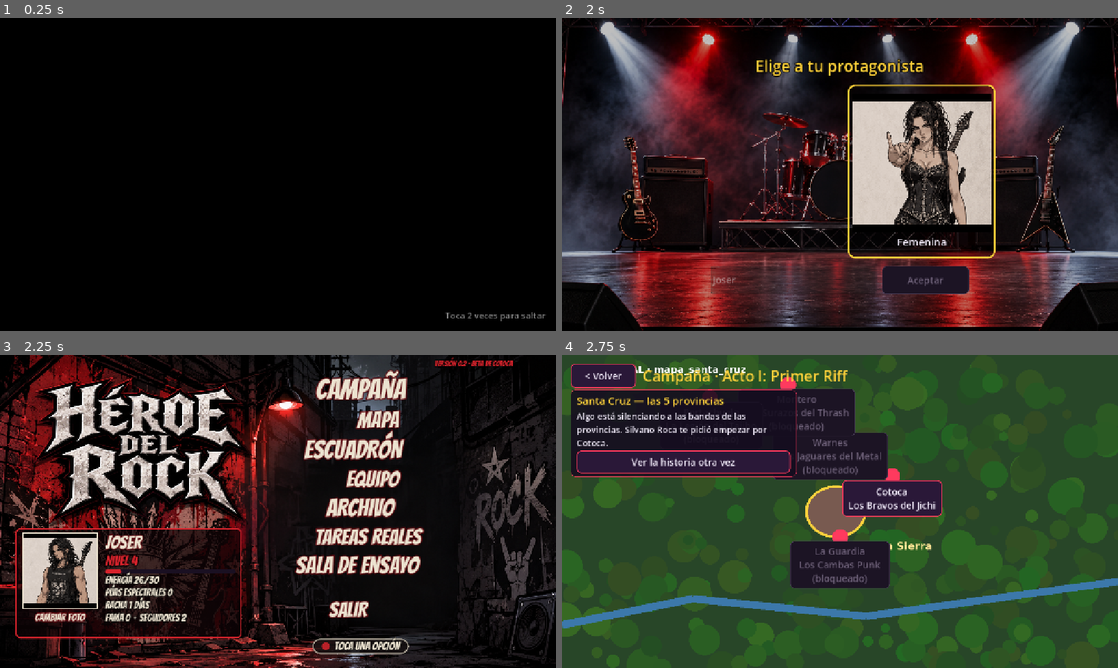
Above: before the commit, frames 1-4 (two rows, left to right).
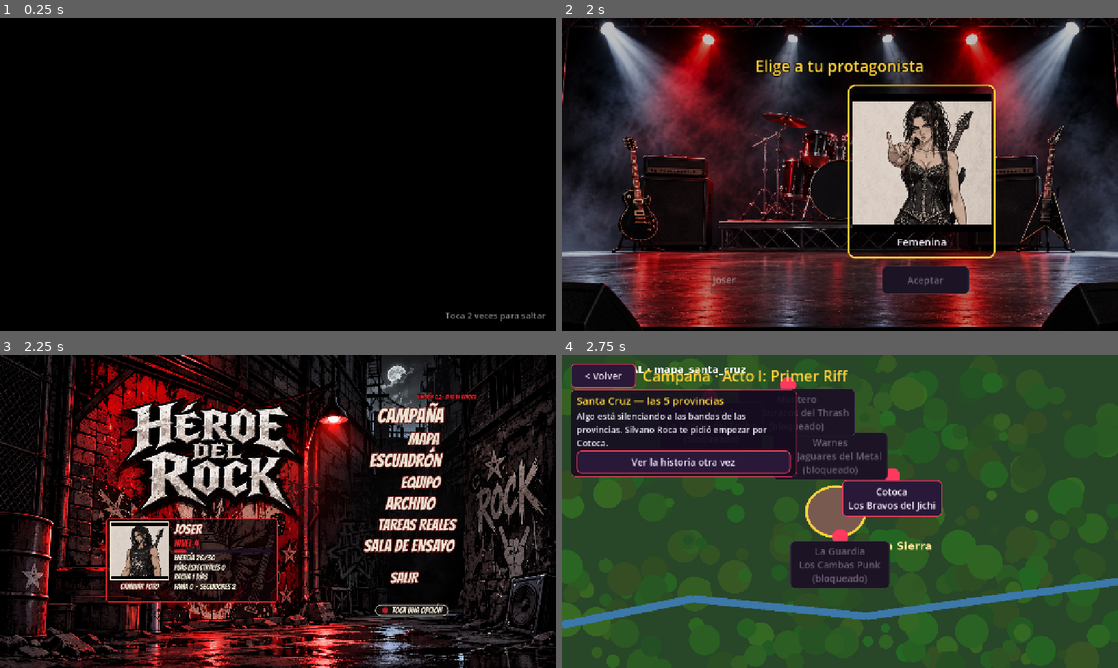
Above: after the commit, the same moments.

Repository: jhontitorblood/Heroe-del-Rock
Game: Godot game, scene res://tests/capturas.tscn
The game is run twice, just before and just after one commit, with the same random seed, the same clock (stepped at 60 frames per second) and the same inputs. This scene is started directly instead of the project's main scene. Video files are missing from this copy of the repository; at most half a second of black plays in their place.
Inputs (mouse positions are in pixels of both pictures, inside the frame that each line leads up to):
- Up to frame 1 (0.25 s): no input
- Up to frame 2 (2 s): click (840, 174) at 0.67 s; click (756, 171) at 1.27 s
- Up to frame 3 (2.25 s): click (361, 508) at 2 s
- Up to frame 4 (2.75 s): no input

Frames 1-2 are identical in both runs. In frame 3, 60% of the frame differs, in the area x 0-100%, y 0-100%; in frame 4, nothing differs.

Commit message:
Fondos con zona segura: llenan cualquier pantalla sin deformar ni dejar bordes
- Nuevo fondo del menú principal en 2520x1440 con zona segura de 1920x1080
- UI.lienzo detecta imágenes 2520x1440 y las escala para cubrir la pantalla,
  recortando solo el margen; las imágenes 16:9 siguen funcionando como antes
- Menú reubicado según la nueva composición (perfil sobre la calavera,
  opciones sobre el callejón oscuro)
- Plantilla docs/plantilla_zona_segura.png y documentación

Co-Authored-By: Claude Opus 5.5 <noreply@anthropic.com>
Claude-Session: https://claude.ai/code/session_0146Z2twdAYFa7JBRbLJtDJs

Diff:
--- a/scripts/pantallas/centro.gd
+++ b/scripts/pantallas/centro.gd
@@ -9,14 +9,14 @@
 
 # [texto, tamaño, x del centro, y del centro, acción]
 var opciones := [
-	["CAMPAÑA", 66, 830, 78, "campana"],
-	["MAPA", 52, 870, 150, "mapa"],
-	["ESCUADRÓN", 58, 812, 218, "escuadron"],
-	["EQUIPO", 52, 858, 286, "equipo"],
-	["ARCHIVO", 56, 828, 352, "archivo"],
-	["TAREAS REALES", 50, 846, 418, "tareas"],
-	["SALA DE ENSAYO", 54, 822, 484, "ensayo"],
-	["SALIR", 48, 800, 586, "titulo"],
+	["CAMPAÑA", 64, 1040, 70, "campana"],
+	["MAPA", 50, 1080, 140, "mapa"],
+	["ESCUADRÓN", 56, 1025, 206, "escuadron"],
+	["EQUIPO", 50, 1070, 272, "equipo"],
+	["ARCHIVO", 54, 1040, 336, "archivo"],
+	["TAREAS REALES", 48, 1058, 400, "tareas"],
+	["SALA DE ENSAYO", 52, 1035, 464, "ensayo"],
+	["SALIR", 46, 1020, 560, "titulo"],
 ]
 
 var lbl_desafinado: Label
@@ -35,7 +35,7 @@
 		_opcion(o[0], o[1], Vector2(o[2], o[3]), o[4])
 	_pista()
 	var ver := _texto("VERSIÓN 0.2 · BETA DE COTOCA", 18, ROJO, Color.BLACK, 5)
-	ver.position = Vector2(1000, 10)
+	ver.position = Vector2(1060, 4)
 	lienzo.add_child(ver)
 	_actualizar_estado()
 
@@ -67,7 +67,7 @@
 	h.add_child(_texto("TOCA UNA OPCIÓN", 26, HUESO, Color.BLACK, 6))
 	lienzo.add_child(pild)
 	pild.reset_size()
-	pild.position = Vector2(830 - pild.size.x / 2.0, 652)
+	pild.position = Vector2(1045 - pild.size.x / 2.0, 640)
 	var tw := punto.create_tween().set_loops()
 	tw.tween_property(punto, "modulate:a", 0.3, 0.7)
 	tw.tween_property(punto, "modulate:a", 1.0, 0.7)
@@ -98,7 +98,7 @@
 	estilo.content_margin_top = 10
 	estilo.content_margin_bottom = 10
 	caja.add_theme_stylebox_override("panel", estilo)
-	caja.position = Vector2(36, 398)
+	caja.position = Vector2(120, 380)
 	caja.custom_minimum_size = Vector2(520, 0)
 	lienzo.add_child(caja)
 	var h := HBoxContainer.new()
--- a/scripts/ui/ui.gd
+++ b/scripts/ui/ui.gd
@@ -121,17 +121,23 @@
 	padre.add_child(o)
 
 
-## Lienzo de 1280×720 que se escala y centra junto con la imagen de fondo, para que
-## lo que se pone encima (menús, nodos de mapa) quede siempre sobre la misma parte del arte,
-## en cualquier proporción de pantalla. Los bordes sobrantes se rellenan con el mismo
-## arte ampliado y oscurecido. Devuelve el lienzo: agrega encima con posiciones 1280×720.
+## Lienzo de 1280×720 que se mueve y escala junto con la imagen de fondo, para que lo que
+## se pone encima (menús, nodos de mapa) quede siempre sobre la misma parte del arte.
+## Agrega encima con posiciones de 1280×720.
+##
+## Dos modos, según la medida de la imagen:
+## - Con margen extra (2520×1440, proporción 7:4): la imagen llena toda la pantalla de
+##   cualquier aparato sin deformarse ni dejar bordes; solo se recorta parte del margen.
+##   El lienzo corresponde a la ZONA SEGURA central de 1920×1080.
+## - Imagen 16:9 normal: se ve completa y los costados sobrantes se rellenan oscurecidos.
 static func lienzo(padre: Control, tex: Texture2D) -> Control:
 	var negro := ColorRect.new()
 	negro.color = Color.BLACK
 	negro.set_anchors_preset(Control.PRESET_FULL_RECT)
 	negro.mouse_filter = Control.MOUSE_FILTER_IGNORE
 	padre.add_child(negro)
-	if tex:
+	var con_margen := tex != null and absf(float(tex.get_width()) / tex.get_height() - Lienzo.PROPORCION_MARGEN) < 0.02
+	if tex and not con_margen:
 		var relleno := TextureRect.new()
 		relleno.texture = tex
 		relleno.set_anchors_preset(Control.PRESET_FULL_RECT)
@@ -141,20 +147,30 @@
 		relleno.mouse_filter = Control.MOUSE_FILTER_IGNORE
 		padre.add_child(relleno)
 	var l := Lienzo.new()
+	l.con_margen = con_margen
 	padre.add_child(l)
 	if tex:
 		var arte := TextureRect.new()
 		arte.texture = tex
 		arte.expand_mode = TextureRect.EXPAND_IGNORE_SIZE
 		arte.stretch_mode = TextureRect.STRETCH_SCALE
-		arte.size = Lienzo.BASE
 		arte.mouse_filter = Control.MOUSE_FILTER_IGNORE
+		if con_margen:
+			# La imagen completa sobresale de la zona segura por todos lados
+			arte.size = Lienzo.ARTE_MARGEN
+			arte.position = -(Lienzo.ARTE_MARGEN - Lienzo.BASE) / 2.0
+		else:
+			arte.size = Lienzo.BASE
 		l.add_child(arte)
 	return l
 
 
 class Lienzo extends Control:
 	const BASE := Vector2(1280, 720)
+	# 2520×1440 con zona segura de 1920×1080 → en unidades del lienzo: 1680×960
+	const ARTE_MARGEN := Vector2(1680, 960)
+	const PROPORCION_MARGEN := 2520.0 / 1440.0
+	var con_margen := false
 
 	func _ready() -> void:
 		size = BASE
@@ -166,7 +182,13 @@
 		var p: Vector2 = get_parent().size
 		if p.x <= 0 or p.y <= 0:
 			return
-		var k := minf(p.x / BASE.x, p.y / BASE.y)
+		var k: float
+		if con_margen:
+			# La imagen completa cubre la pantalla (se recorta solo el margen)
+			k = maxf(p.x / ARTE_MARGEN.x, p.y / ARTE_MARGEN.y)
+		else:
+			# La imagen 16:9 entra completa
+			k = minf(p.x / BASE.x, p.y / BASE.y)
 		scale = Vector2(k, k)
 		position = (p - BASE * k) / 2.0
 
Binary file changed: assets/escenarios/esc_menu_principal.png
Binary file added: docs/plantilla_zona_segura.png
Not shown, changed: docs/ASSETS.md
